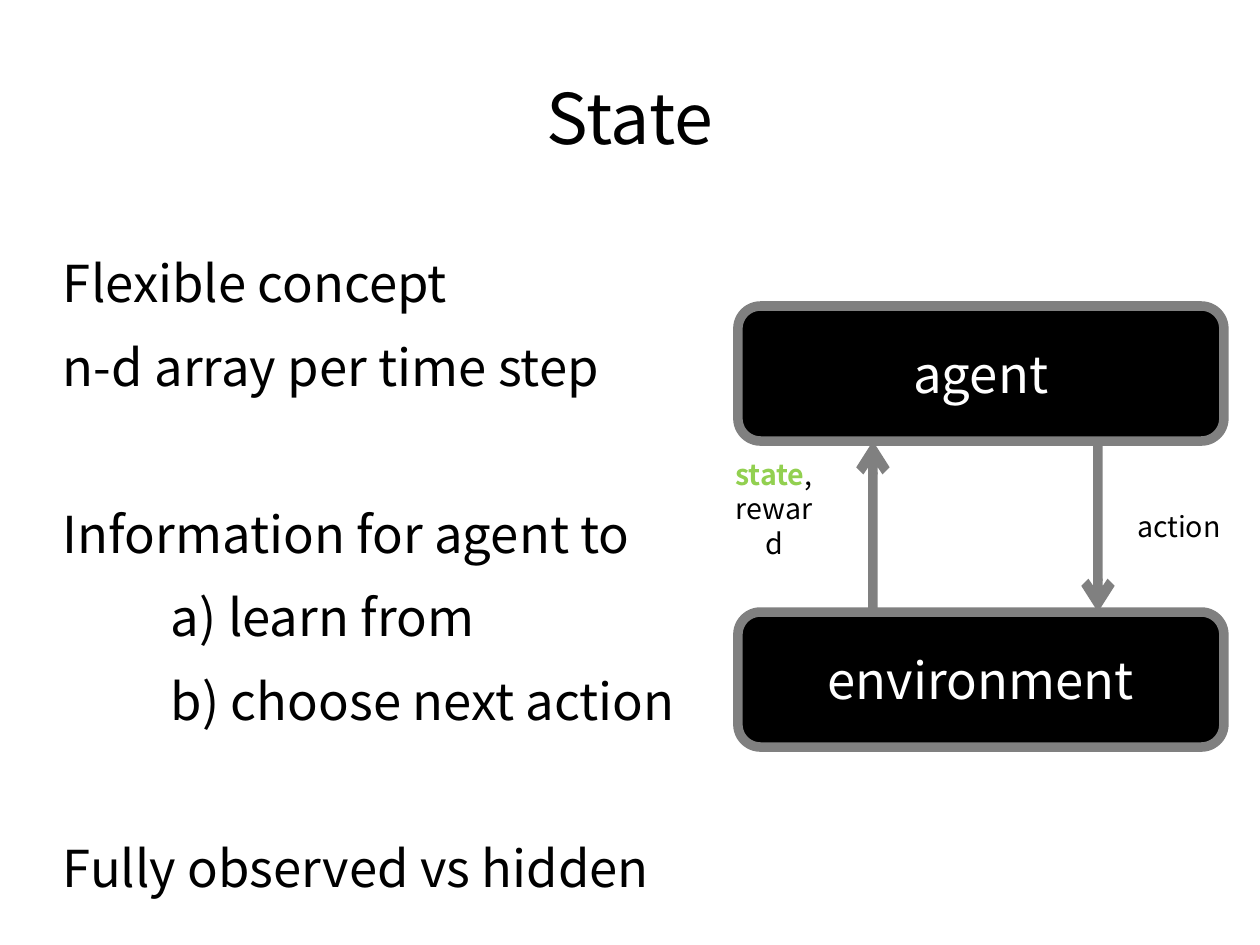
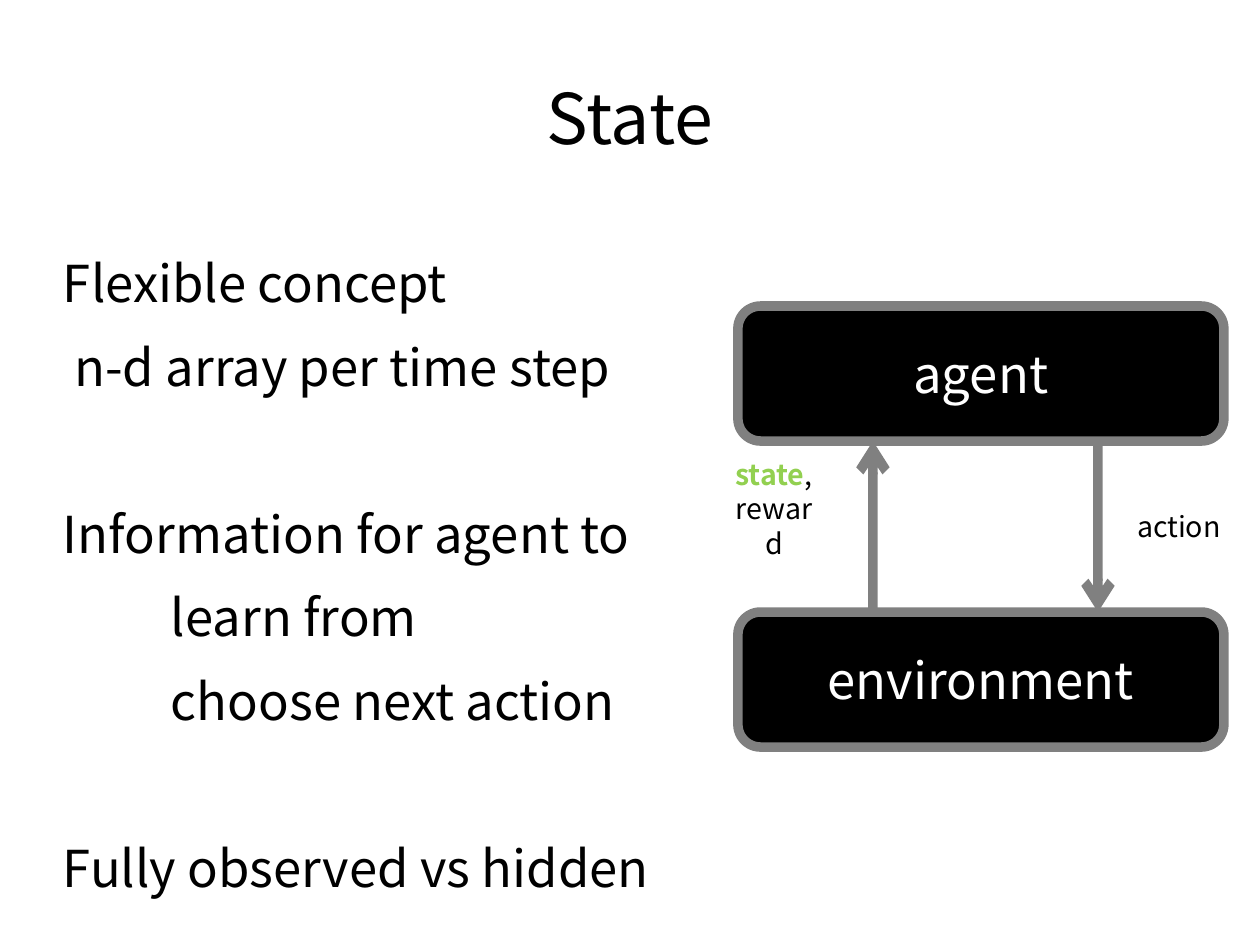
Before and after one commit to ADGEfficiency/dsr-rl, a slide deck: slide 37 of RL_course_v2_DRAFT.pptx (slide 35 before the commit). Drawn at 1260x945 pixels with LibreOffice and Linux fonts; fonts in the diff are those of the drawing. Boxes give left, top, right and bottom in pixels: in the first picture for what was removed or moved away, otherwise in the second. Text is boxed around its words. In the diff, an @@ line names an element or a change of style, - is before the commit and + after.

```diff
--- a/RL_course_v2_DRAFT.pptx
+++ b/RL_course_v2_DRAFT.pptx
@@ text at [171, 595, 615, 721]: text changed @@
-  – a) learn from
-  – b) choose next action
+  – learn from
+  – choose next action
```
Also in this commit, not shown: 11 other slides changed, 60 slides added, 1 slide removed, 2 other files.
